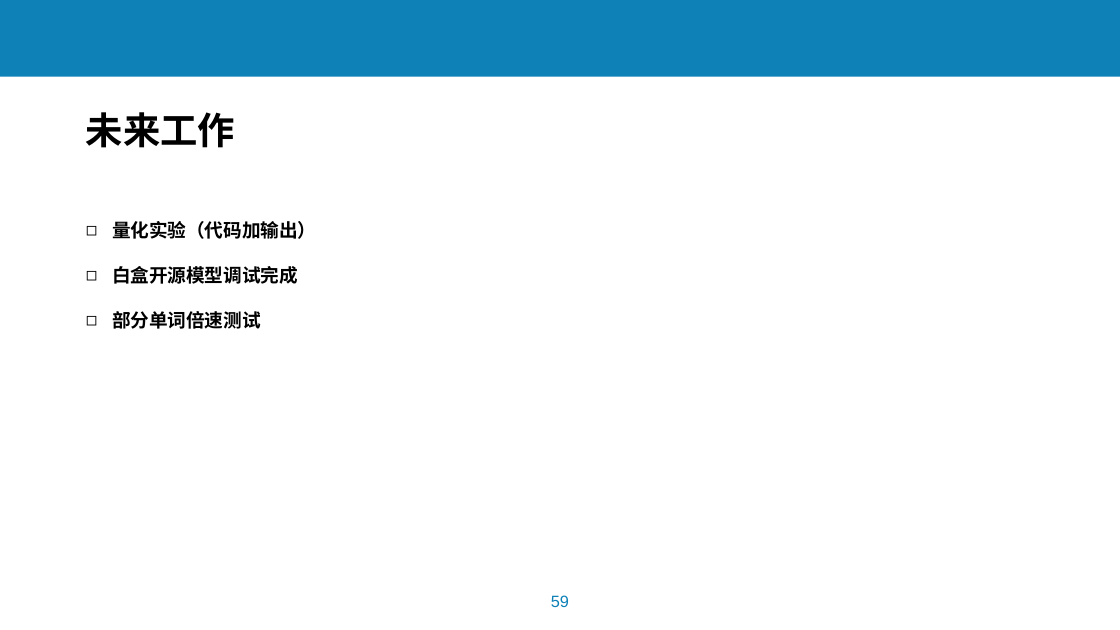
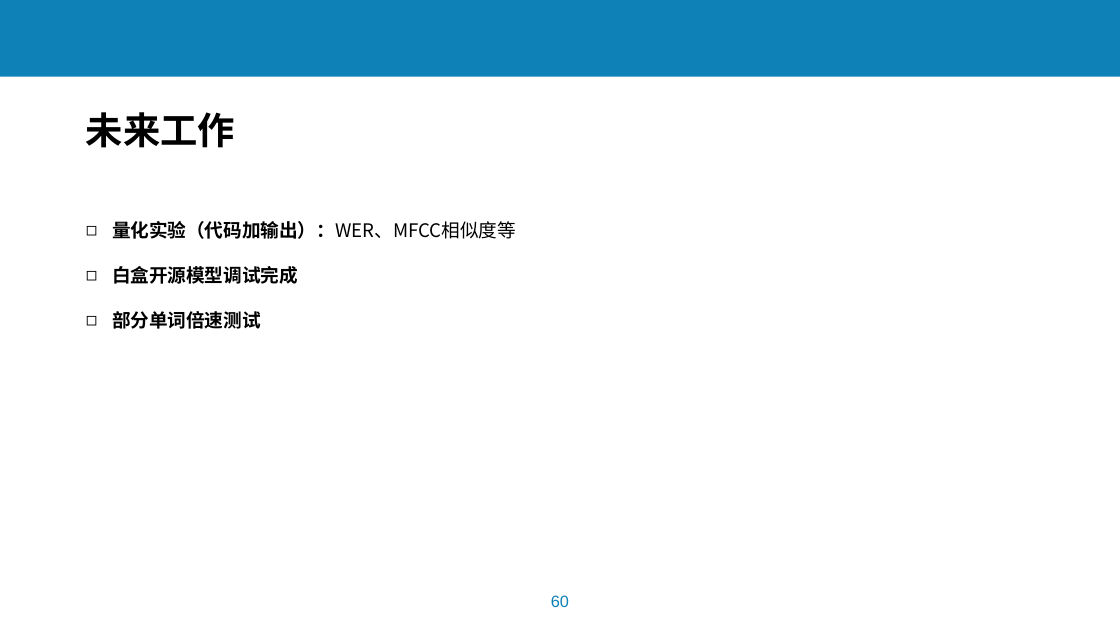
Before and after one commit to lchmoxing/audio_tsm_test, a slide deck: slide 60 of documents/基于音频预处理过程的语音识别系统攻击2.6.pptx (slide 59 before the commit). Drawn at 1120x630 pixels with LibreOffice and Linux fonts; fonts in the diff are those of the drawing; background and template pictures are left out. Boxes give left, top, right and bottom in pixels: in the first picture for what was removed or moved away, otherwise in the second. Text is boxed around its words. In the diff, an @@ line names an element or a change of style, - is before the commit and + after.

```diff
--- a/documents/基于音频预处理过程的语音识别系统攻击2.6.pptx
+++ b/documents/基于音频预处理过程的语音识别系统攻击2.6.pptx
@@ text at (x1=112, y1=221, x2=516, y2=239): text changed @@
-◻ 量化实验（代码加输出）
+◻ 量化实验（代码加输出）：WER、MFCC相似度等
@@ page number at (x1=551, y1=595, x2=569, y2=607): text changed @@
-59
+60
```
Also in this commit, not shown: 1 other slide changed, 1 slide added, 1 other file.
